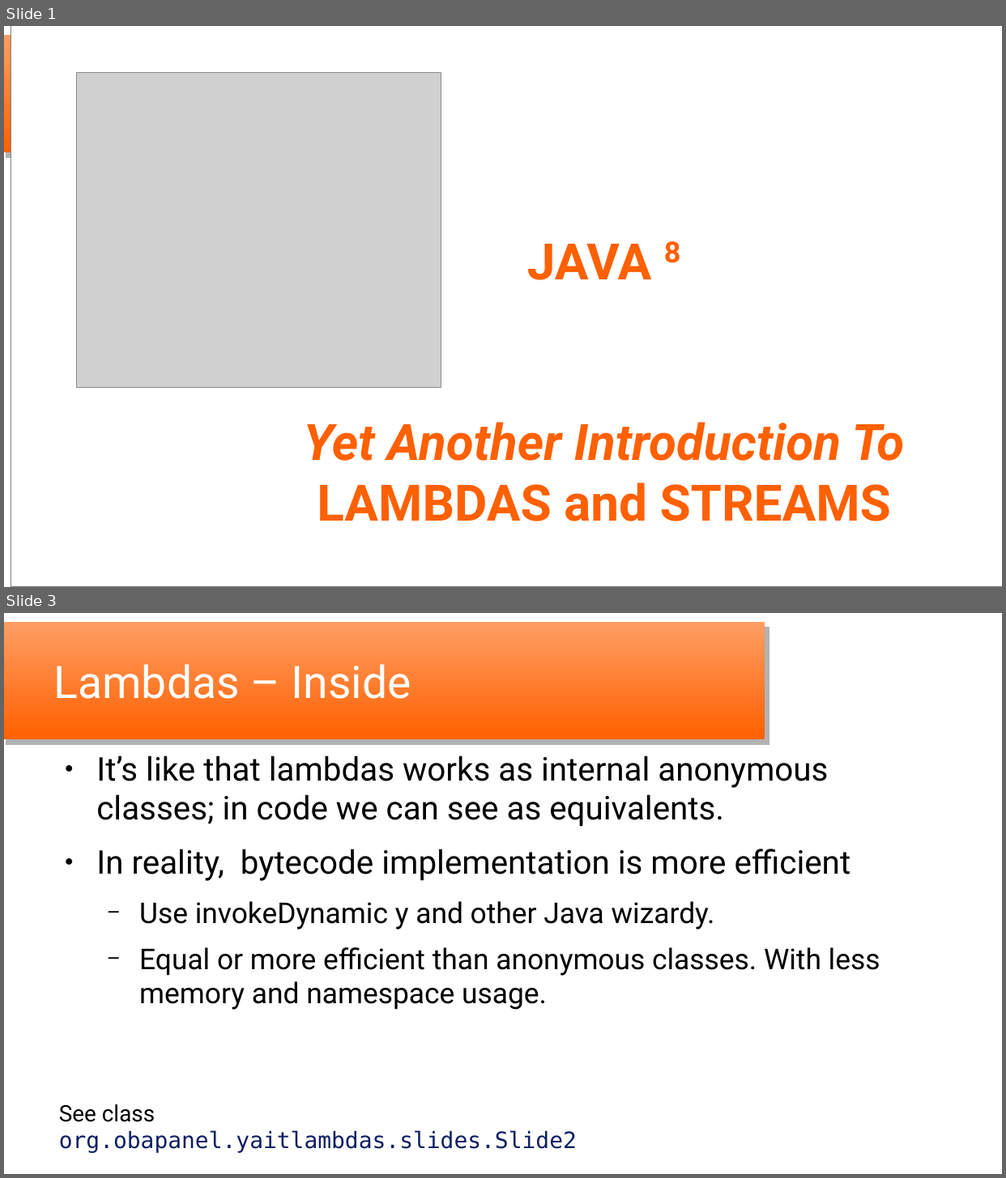
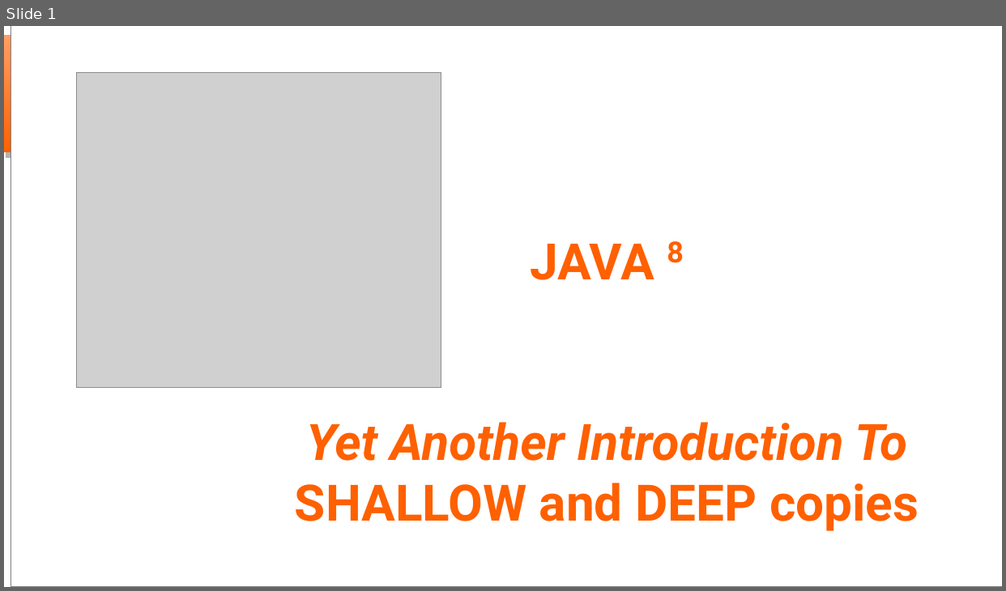
Before and after one commit to oscar-besga-panel/YaitLambdas, a slide deck: YaitShallowAndDeepCopies_en.odp. Shown one above the other, each under a label of ours: slides 1 and 3 before the commit, slide 1 after it; the slides between them are not shown. The pictures are 1006x1178 and 1006x591 pixels, drawn with LibreOffice and Linux fonts; fonts in the diff are those of the drawing; grey boxes stand for pictures; background and template pictures are left out. Boxes give left, top, right and bottom in pixels: in the first picture for what was removed or moved away, otherwise in the second. Text is boxed around its words. In the diff, an @@ line names an element or a change of style, - is before the commit and + after.

```diff
--- a/YaitShallowAndDeepCopies_en.odp
+++ b/YaitShallowAndDeepCopies_en.odp
@@ slide 3 removed at <box>4,613,1002,1174</box>, background #FFFFFF; not listed: 1 template element that a slide beside it also shows @@
@@ title removed at <box>54,664,411,699</box> @@
-Lambdas – Inside
@@ text removed at <box>96,756,880,1010</box> @@
-● It’s like that lambdas works as internal anonymous classes; in code we can see as equivalents.
-● In reality, bytecode implementation is more efficient
-  − Use invokeDynamic y and other Java wizardy.
-  − Equal or more efficient than anonymous classes. With less memory and namespace usage.
@@ text removed at <box>59,1105,577,1153</box> @@
-See class org.obapanel.yaitlambdas.slides.Slide2
@@ slide 1 changed as well @@
@@ text at <box>295,483,918,531</box>: text changed @@
-LAMBDAS and STREAMS
+SHALLOW and DEEP copies
```
Also in this commit, not shown: 7 slides added, 17 other slides removed, 1 other file.
